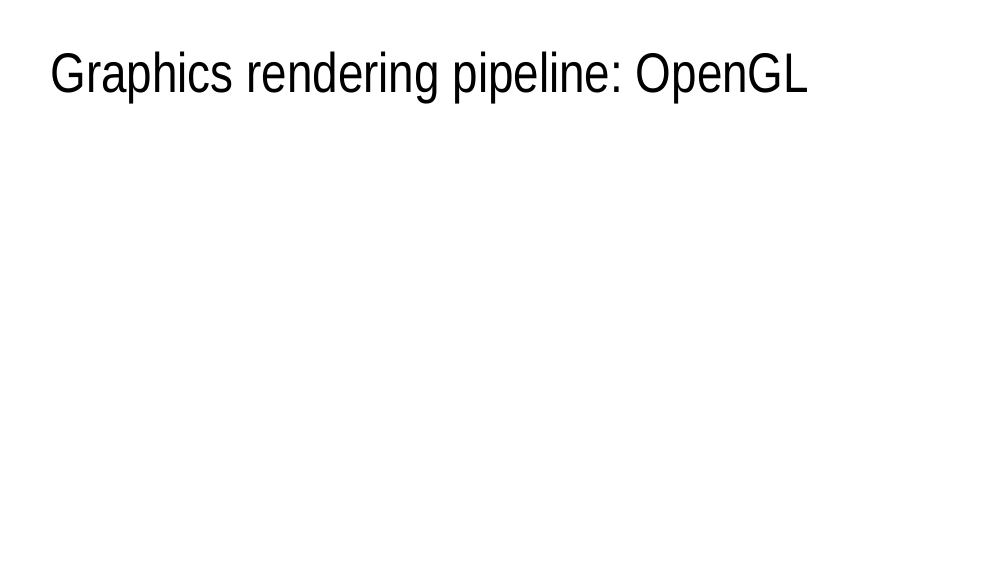
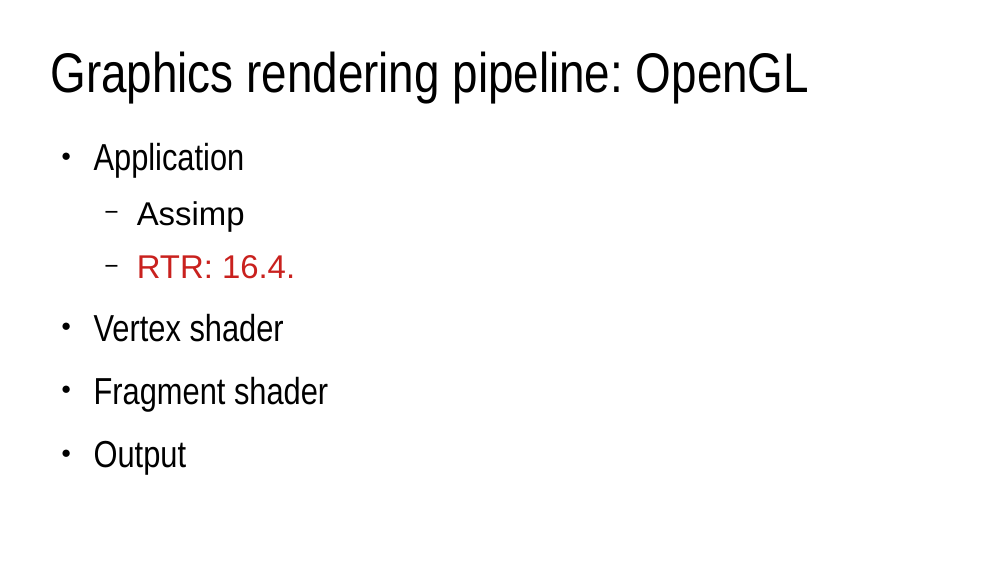
Before and after one commit to lorentzo/IntroductionToComputerGraphics, a slide deck: slide 53 of lectures/4_foundations_rendering/4_3_rasterization.odp (slide 52 before the commit). Drawn at 1008x567 pixels with LibreOffice and Linux fonts; fonts in the diff are those of the drawing. Boxes give left, top, right and bottom in pixels: in the first picture for what was removed or moved away, otherwise in the second. Text is boxed around its words. In the diff, an @@ line names an element or a change of style, - is before the commit and + after.

```diff
--- a/lectures/4_foundations_rendering/4_3_rasterization.odp
+++ b/lectures/4_foundations_rendering/4_3_rasterization.odp
@@ text added at bbox=[94, 142, 328, 475], 29.6 pt, text #000000 @@
+● Application
+  − Assimp
+  − RTR: 16.4.
+● Vertex shader
+● Fragment shader
+● Output
```
Also in this commit, not shown: 2 other slides changed, 1 slide added, 10 other files.
